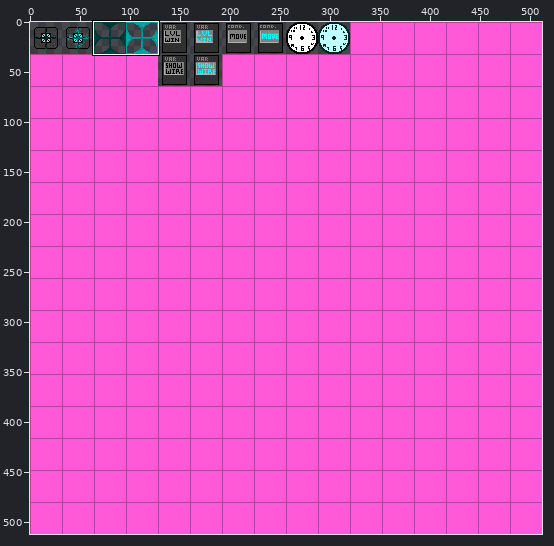
Edited in one commit: sprite sheet (res/puzzle.png). Above, an overview of the earlier version with the close-up marked.
Close-up. Earlier state:
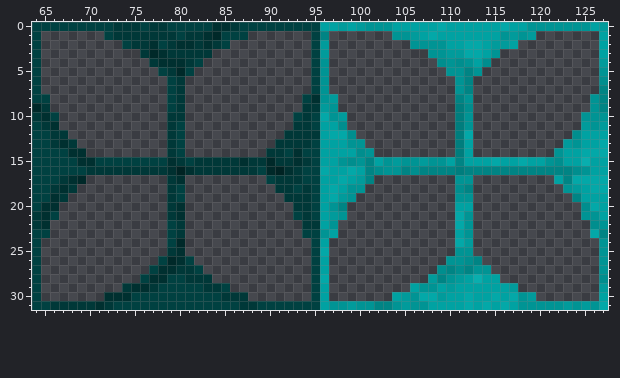
The file is 512x512 pixels. Colours within 5 levels of each other are drawn and written as one. Shown: x 64..127, y 0..31.
The result:
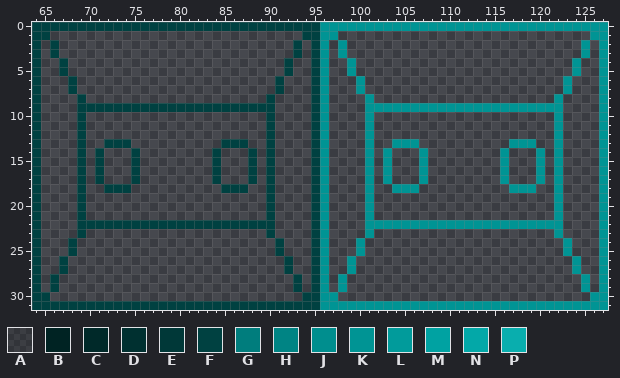
Palette (. is transparent): A #00000023  B #002323  C #002929  D #003030  E #003838  F #004141  G #007d7d  H #008484  J #008e8e  K #009494  L #019b9b  M #00a2a2  N #03a8a8  P #09aeae
From old to new:
Changed rows in their new state; - is an unchanged pixel.
first column x 64:
 0 ---------FFF-FF-----FFF---------KKKKK---KKKKKKKKKKKKKKK-------KK
 1 -F------................------F-KK------................------KK
 2 --F-------............-------F--K-K-------............-------K-K
 3 --F--------.........---------F--K-K--------.........---------K-K
 4 ---F---------......---------F------K---------......---------K--K
 5 ---F----------....----------F------K----------....----------K---
 6 ----F----------..----------F--------K----------..----------K---K
 7 ----F----------..----------F--------K----------..----------K---K
 8 -.---F---------..---------F---.F-.---K---------..---------K---.K
 9 F.---FFFFFFFFFF-FFFFFFFFFFF---.FK.---KKKKKKKKKKKKKKKKKKKKKK---.K
10 F..--F---------..---------F--..-K..--K---------..---------K--..-
11 -..--F---------..---------F--..-K..--K---------..---------K--..K
12 -...-F---------..---------F-...FK...-K---------..---------K-...K
13 -....F--FFF----..----FFF--F....-K....K--KKK----..----KKK--K....K
14 -....F.F---F---..---F---F-F....-K....-.K---K---..---K---K--....K
15 -....F.-...-........F...F.F....-K....K.-...K........K...K.K....K
16 -....-.F...F........F...F.F....-K....K.-...K........K...K.K....K
17 -....F-F---F---..---F---F--....-K....K-K---K---..---K---K-K....K
18 -....F--FFF----..----FFF--F....-K....K--KKK----..----KKK--K....K
19 -...-F---------..---------F-...-K...-K---------..---------K-...K
20 -..--F---------..---------F--..-K..--K---------..---------K--..K
21 F..--F---------..---------F--..-K..--K---------..---------K--..K
22 F.---FFFFFFFFFF-FFFFFFFFFFF---.FK.---KKKKKKKKKKK-KKKKKKKKKK---.-
23 -.---F---------..---------F---.--.---K---------..---------K---.K
24 ----F----------..----------F----K---K----------..----------K----
25 ----F----------..----------F----K---K----------..----------K----
26 ---F----------....----------F---K--K----------....----------K---
27 ---F---------......---------F---K--K---------......---------K---
28 --F---------........---------F--K-K---------........---------K-K
29 --F-------............-------F--K-K-------............-------K-K
30 -F------................------F-KK------................------KK
31 --FFFFFFF--------------FF-------K--K--KK-K--KKKKKKKKKK-----K-K-K
Changed places in both close-ups, as pixel boxes (x1, y1, x2, y2):
changed: (32, 22, 608, 310)
